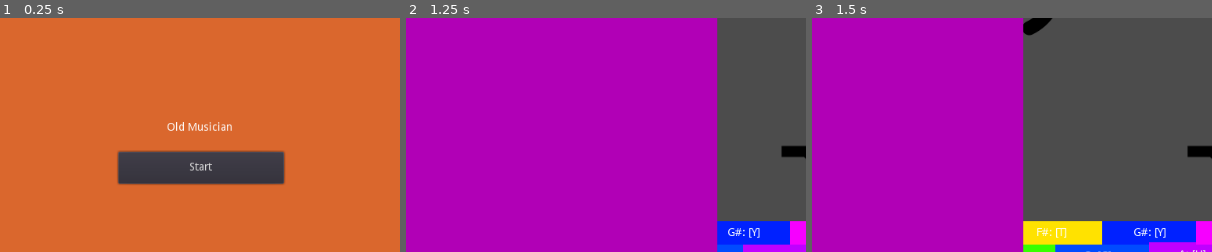
Above: before the commit, frames 1-3 (left to right).
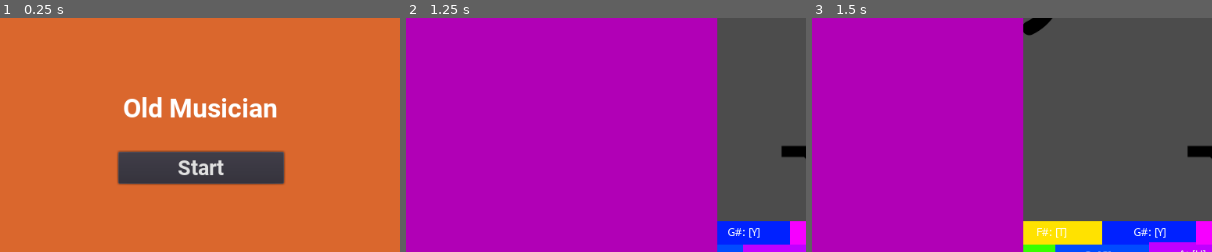
Above: after the commit, the same moments.

Repository: mdechdee/PerfectPitch
Game: Godot game, scene res://StartScene.tscn
Same seed, same stepped clock (60 frames per second), same inputs: the game is played once before the commit and once after it. Sound files missing from this copy of the repository are replaced by a short silence.
Inputs:
- Up to frame 1 (0.25 s): no input
- Up to frame 2 (1.25 s): click "Start" at 0.5 s
- Up to frame 3 (1.5 s): tap H (A) at 1.35 s
The pictures show only the part of the screen within x 25-75%, y 47-97%; the shares and areas given below are measured in that part.

The runs differ from the first frame. In frame 1, 2.6% of the frame differs, in the area x 31-70%, y 33-68%; in frame 2, nothing differs; in frame 3, nothing differs.
Error in both runs: Invalid get index 'position' (on base: 'Tween'). (res://SpritesManager.gd:11)

Commit message:
Reverse Stage2 back to text label

Diff:
--- a/OldMusician/MainScene.tscn
+++ b/OldMusician/MainScene.tscn
@@ -189,6 +189,7 @@
 [node name="Tween" type="Tween" parent="RobotNotePlayer"]
 
 [node name="SpritesManager" type="Node" parent="."]
+editor/display_folded = true
 script = ExtResource( 27 )
 
 [node name="Sprite_C" type="Sprite" parent="SpritesManager"]
@@ -394,6 +395,7 @@
 margin_bottom = 592.355
 rect_pivot_offset = Vector2( 108.024, 5.74866 )
 text = "B: [J]"
+
 [node name="Tween" type="Tween" parent="SpritesManager"]
 
 [node name="BGStreamPlayer" type="AudioStreamPlayer" parent="."]
@@ -468,6 +470,7 @@
 autoplay = "StepAnimation"
 anims/StepAnimation = SubResource( 8 )
 [connection signal="note_played" from="PlayerNotePlayer" to="SpritesManager" method="_on_NotePlayer_note_played"]
+[connection signal="note_played" from="PlayerNotePlayer" to="." method="_on_PlayerNotePlayer_note_played"]
 [connection signal="tween_completed" from="SpritesManager/Tween" to="SpritesManager" method="_on_Tween_tween_completed"]
 [connection signal="finished" from="BGStreamPlayer" to="BGStreamPlayer" method="_on_BGStreamPlayer_finished"]
 [connection signal="timeout" from="Timer" to="." method="_on_Timer_timeout"]
--- a/OldMusician/MainScene2.tscn
+++ b/OldMusician/MainScene2.tscn
@@ -18,32 +18,43 @@
 [ext_resource path="res://BGMusic1.wav" type="AudioStream" id=16]
 [ext_resource path="res://BGMusicPlayer.gd" type="Script" id=17]
 [ext_resource path="res://assets/speaker.png" type="Texture" id=18]
-[ext_resource path="res://robot-design.png" type="Texture" id=19]
-[ext_resource path="res://standing-up-man-.png" type="Texture" id=20]
-
-[sub_resource type="DynamicFontData" id=9]
+[ext_resource path="res://assets/fonts/Roboto-Bold.ttf" type="DynamicFontData" id=19]
+[ext_resource path="res://robot-design.png" type="Texture" id=20]
+[ext_resource path="res://standing-up-man-.png" type="Texture" id=21]
+
+[sub_resource type="DynamicFontData" id=1]
 font_path = "res://assets/fonts/Roboto-Bold.ttf"
 
-[sub_resource type="DynamicFont" id=10]
+[sub_resource type="DynamicFont" id=2]
 size = 63
-font_data = SubResource( 9 )
-
-[sub_resource type="DynamicFontData" id=2]
+font_data = SubResource( 1 )
+
+[sub_resource type="DynamicFontData" id=3]
 font_path = "res://assets/fonts/Roboto-Bold.ttf"
 
-[sub_resource type="DynamicFont" id=3]
+[sub_resource type="DynamicFont" id=4]
 size = 64
-font_data = SubResource( 2 )
-
-[sub_resource type="DynamicFontData" id=4]
+font_data = SubResource( 3 )
+
+[sub_resource type="DynamicFont" id=5]
+size = 30
+font_data = ExtResource( 19 )
+
+[sub_resource type="DynamicFontData" id=6]
 font_path = "res://assets/fonts/Roboto-Bold.ttf"
 
-[sub_resource type="DynamicFont" id=5]
+[sub_resource type="DynamicFont" id=7]
+size = 30
+font_data = SubResource( 6 )
+
+[sub_resource type="DynamicFontData" id=8]
+font_path = "res://assets/fonts/Roboto-Bold.ttf"
+
+[sub_resource type="DynamicFont" id=9]
 size = 64
-font_data = SubResource( 4 )
-
-[sub_resource type="Animation" id=1]
-resource_name = "StepAnimation"
+font_data = SubResource( 8 )
+
+[sub_resource type="Animation" id=10]
 length = 2.0
 tracks/0/type = "value"
 tracks/0/path = NodePath("ColorRect:rect_position")
@@ -124,16 +135,17 @@
 margin_bottom = 281.229
 
 [node name="Label" type="Label" parent="PopupPanel"]
-margin_left = 17.0
+margin_left = 4.0
 margin_top = 4.0
-margin_right = 246.0
-margin_bottom = 99.0
-custom_fonts/font = SubResource( 10 )
+margin_right = 261.0
+margin_bottom = 101.0
+custom_fonts/font = SubResource( 2 )
 text = "C"
 align = 1
 valign = 1
 
 [node name="SpritesManager" type="Node" parent="."]
+editor/display_folded = true
 script = ExtResource( 15 )
 
 [node name="Sprite_C" type="Sprite" parent="SpritesManager"]
@@ -274,42 +286,46 @@
 margin_top = 31.0
 margin_right = 81.0
 margin_bottom = 77.0
-custom_fonts/font = SubResource( 3 )
+custom_fonts/font = SubResource( 4 )
 text = "0"
 align = 1
 valign = 1
+
+[node name="CorrectAnswer" type="Label" parent="."]
+margin_left = 330.0
+margin_top = 98.0
+margin_right = 547.0
+margin_bottom = 134.0
+custom_fonts/font = SubResource( 5 )
+text = "Correct Answer:"
+
+[node name="YourAnswer" type="Label" parent="."]
+margin_left = 329.682
+margin_top = 53.6783
+margin_right = 509.682
+margin_bottom = 89.6783
+custom_fonts/font = SubResource( 7 )
+text = "Your Answer:"
 
 [node name="Score" type="Label" parent="."]
 margin_left = 904.846
 margin_top = 34.0907
 margin_right = 961.846
 margin_bottom = 80.0907
-custom_fonts/font = SubResource( 5 )
+custom_fonts/font = SubResource( 9 )
 text = "0"
 align = 1
 valign = 1
 
-[node name="YourAnswer" type="ColorRect" parent="."]
-margin_left = 360.01
-margin_top = 54.0
-margin_right = 440.01
-margin_bottom = 72.0
-
-[node name="CorrectAnswer" type="ColorRect" parent="."]
-margin_left = 426.973
-margin_top = 56.3265
-margin_right = 523.973
-margin_bottom = 74.3265
-
 [node name="robot-design" type="Sprite" parent="."]
 position = Vector2( 954.233, 483.289 )
 z_index = -1
-texture = ExtResource( 19 )
+texture = ExtResource( 20 )
 
 [node name="standing-up-man-" type="Sprite" parent="."]
 position = Vector2( 29.4414, 535.186 )
 z_index = -2
-texture = ExtResource( 20 )
+texture = ExtResource( 21 )
 
 [node name="TextureRect" type="TextureRect" parent="."]
 editor/display_folded = true
@@ -323,7 +339,7 @@
 
 [node name="AnimationPlayer" type="AnimationPlayer" parent="TextureRect"]
 autoplay = "StepAnimation"
-anims/StepAnimation = SubResource( 1 )
+anims/StepAnimation = SubResource( 10 )
 [connection signal="note_played" from="PlayerNotePlayer" to="." method="_on_NotePlayer_note_played"]
 [connection signal="note_played" from="PlayerNotePlayer" to="SpritesManager" method="_on_NotePlayer_note_played"]
 [connection signal="tween_completed" from="SpritesManager/Tween" to="SpritesManager" method="_on_Tween_tween_completed"]
--- a/OldMusician/Node2D.tscn
+++ /dev/null
@@ -1,22 +0,0 @@
-[gd_scene load_steps=5 format=2]
-
-[ext_resource path="res://standing-up-man-.png" type="Texture" id=1]
-[ext_resource path="res://robot-design.png" type="Texture" id=2]
-[ext_resource path="res://robot.gd" type="Script" id=3]
-[ext_resource path="res://Command.tscn" type="PackedScene" id=4]
-
-[node name="Node2D" type="Node2D"]
-
-[node name="standing-up-man-" type="Sprite" parent="."]
-position = Vector2( 113, 544 )
-texture = ExtResource( 1 )
-
-[node name="robot-design" type="Sprite" parent="."]
-editor/display_folded = true
-position = Vector2( 887, 492 )
-texture = ExtResource( 2 )
-script = ExtResource( 3 )
-
-[node name="Timer" type="Timer" parent="robot-design"]
-
-[node name="Panel" parent="." instance=ExtResource( 4 )]
--- a/OldMusician/StageManager.gd
+++ b/OldMusician/StageManager.gd
@@ -47,11 +47,6 @@
 			 return false
 	return true
 
-
-func _on_NotePlayer_note_played(note):
-	answer.append(note)
-
-
 func _on_Timer_timeout():
 	if evaluation(answer):
 		$Score.text = str(int($Score.text) + 1)
@@ -61,3 +56,8 @@
 	quiz()
 	timer.set_wait_time(two_bar_sec)
 	timer.start()
+
+
+
+func _on_PlayerNotePlayer_note_played(note):
+	answer.append(note)
--- a/OldMusician/StageManager2.gd
+++ b/OldMusician/StageManager2.gd
@@ -50,14 +50,11 @@
 
 
 func _on_Timer_timeout():
-	var SM = $SpritesManager
 	if evaluation(answer):
 		$Score.text = str(int($Score.text) + 1)
-	else:
-		$YourAnswer.rect_global_position = SM.note_to_sprite[answer[0]].get_node("ColorRect").rect_global_position
-	print(SM.note_to_sprite[quiz[0]].get_node("ColorRect").rect_global_position)
-	$CorrectAnswer.rect_global_position = SM.note_to_sprite[quiz[0]].get_node("ColorRect").rect_global_position
 	$Label.text = str(0)
+	$CorrectAnswer.text = str('Correct Answer: ', quiz)
+	$YourAnswer.text = str('Your Answer: ', answer)
 	quiz()
 	timer.set_wait_time(two_bar_sec)
 	timer.start()
--- a/OldMusician/StartScene.tscn
+++ b/OldMusician/StartScene.tscn
@@ -1,7 +1,21 @@
-[gd_scene load_steps=3 format=2]
+[gd_scene load_steps=7 format=2]
 
 [ext_resource path="res://StartScene.gd" type="Script" id=1]
 [ext_resource path="res://StartButton.gd" type="Script" id=2]
+
+[sub_resource type="DynamicFontData" id=1]
+font_path = "res://assets/fonts/Roboto-Bold.ttf"
+
+[sub_resource type="DynamicFont" id=2]
+size = 27
+font_data = SubResource( 1 )
+
+[sub_resource type="DynamicFontData" id=3]
+font_path = "res://assets/fonts/Roboto-Bold.ttf"
+
+[sub_resource type="DynamicFont" id=4]
+size = 34
+font_data = SubResource( 3 )
 
 [node name="StartScene" type="Node2D"]
 script = ExtResource( 1 )
@@ -20,14 +34,16 @@
 margin_top = 450.912
 margin_right = 622.0
 margin_bottom = 491.912
+custom_fonts/font = SubResource( 2 )
 action_mode = 0
 text = "Start"
 script = ExtResource( 2 )
 
 [node name="Label" type="Label" parent="StartScreen"]
-margin_left = 472.004
-margin_top = 412.661
-margin_right = 556.004
-margin_bottom = 426.661
+margin_left = 416.364
+margin_top = 374.937
+margin_right = 614.364
+margin_bottom = 415.937
+custom_fonts/font = SubResource( 4 )
 text = "Old Musician"
 [connection signal="pressed" from="StartScreen/start_button" to="StartScreen/start_button" method="_on_start_button_pressed"]
Not shown: 1 places in OldMusician/MainScene2.tscn that only renumber resources
